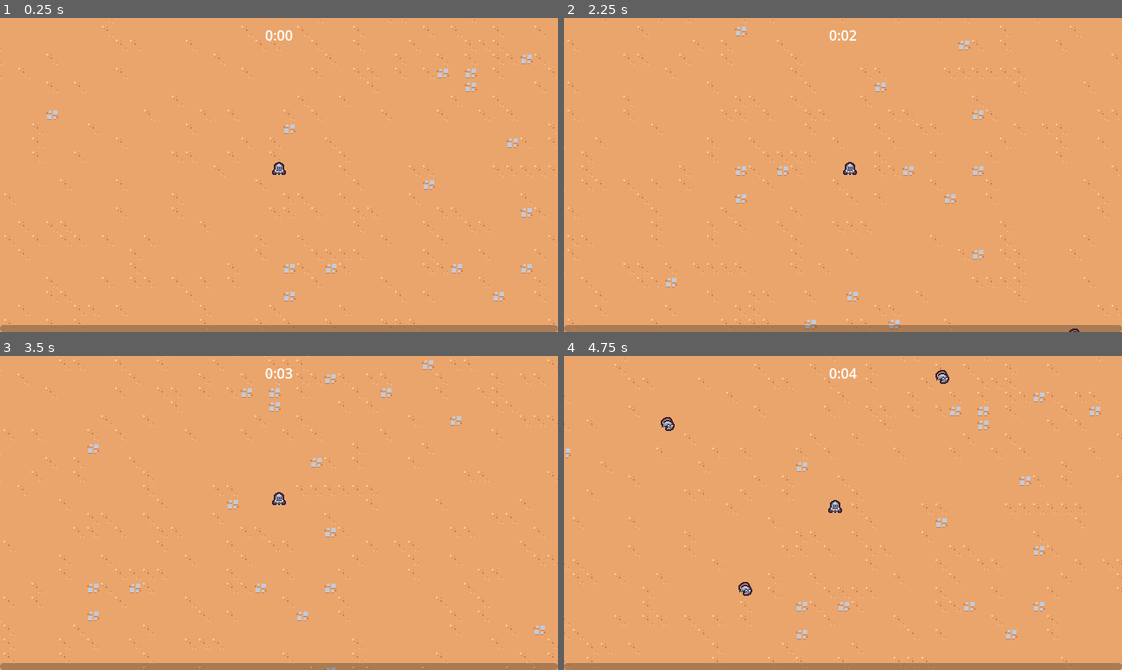
Above: before the commit, frames 1-4 (two rows, left to right).
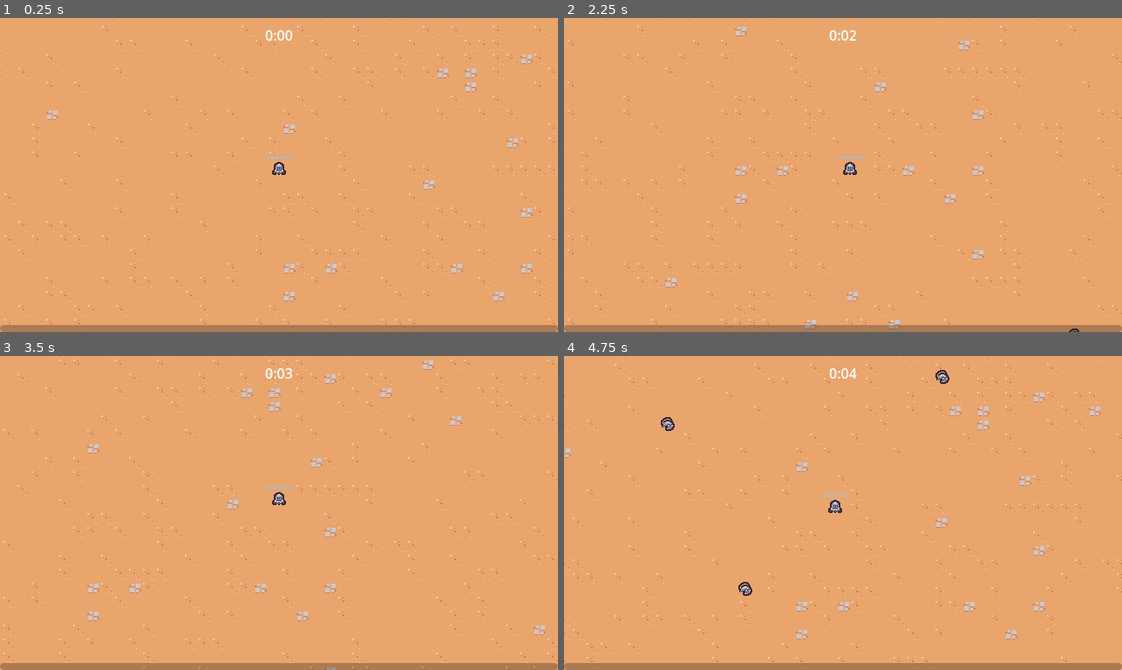
Above: after the commit, the same moments.

Repository: Marllon-Freitas/rogue-like-style-game
Game: Godot game, scene res://scenes/main/main.tscn
Two runs of this game, one before a commit and one after it. Both use one fixed random seed, a clock stepped at 60 frames per second and the inputs below.
Inputs (mouse positions are in pixels of both pictures, inside the frame that each line leads up to):
- Up to frame 1 (0.25 s): no input
- Up to frame 2 (2.25 s): tap Enter at 0.5 s; move the mouse to (965, 159) at 0.52 s; press the mouse at (965, 159) at 0.53 s; hold D (move_right) 0.53-1.28 s; move the mouse to (731, 190) at 1.27 s; release the mouse at (731, 190) at 1.28 s; hold S (move_down) 1.28-2.03 s; click (731, 190) at 1.35 s; move the mouse to (898, 105) at 2.02 s; press the mouse at (898, 105) at 2.03 s; hold D (move_right) from 2.03 s (still down)
- Up to frame 3 (3.5 s): move the mouse to (251, 575) at 2.77 s; release D (move_right) at 2.78 s; release the mouse at (251, 575) at 2.78 s; hold W (move_up) from 2.78 s (still down); click (251, 575) at 2.85 s
- Up to frame 4 (4.75 s): move the mouse to (1010, 560) at 3.52 s; release W (move_up) at 3.53 s; press the mouse at (1010, 560) at 3.53 s; hold A (move_left) from 3.53 s (still down); move the mouse to (675, 465) at 4.27 s; release the mouse at (675, 465) at 4.28 s; click (675, 465) at 4.35 s

The runs differ from the first frame. In frame 1, less than 0.1% of the frame differs, in the area x 47-53%, y 43-45%; in frame 2, less than 0.1%; in frame 3, less than 0.1%, in the area x 47-53%, y 41-43%; in frame 4, less than 0.1%.

Commit message:
feat: adding health bar ui

Diff:
--- a/scenes/component/health_component.gd
+++ b/scenes/component/health_component.gd
@@ -2,6 +2,7 @@
 class_name HealthComponent
 
 signal died
+signal health_changed
 
 @export var max_health: float = 10
 var current_health: float = 10
@@ -13,7 +14,14 @@
 
 func damage(damage_amount: float):
 	current_health = max(current_health - damage_amount, 0)
+	health_changed.emit()
 	Callable(check_death).call_deferred()
+
+
+func get_health_percent():
+	if max_health <= 0:
+		return 0
+	return min(current_health / max_health, 1)
 
 
 func check_death():
--- a/scenes/game_object/player/player.gd
+++ b/scenes/game_object/player/player.gd
@@ -4,6 +4,8 @@
 const ACCELERATION_SMOOTHING = 25
 
 @onready var damage_interval_timer = $DamageIntervalTimer
+@onready var health_component = $HealthComponent
+@onready var health_bar = $HealthBar
 
 var number_colliding_body: int = 0
 
@@ -12,6 +14,8 @@
 	$CollisionArea2D.body_entered.connect(on_body_entered)
 	$CollisionArea2D.body_exited.connect(on_body_exited)
 	damage_interval_timer.timeout.connect(on_damage_interval_timer_timeout)
+	health_component.health_changed.connect(on_health_changed)
+	update_health_display()
 
 
 func _process(delta):
@@ -34,9 +38,13 @@
 	if number_colliding_body == 0 || !damage_interval_timer.is_stopped():
 		return
 
-	$HealthComponent.damage(1)
+	health_component.damage(1)
 	damage_interval_timer.start()
-	print($HealthComponent.current_health)
+	print(health_component.current_health)
+
+
+func update_health_display():
+	health_bar.value = health_component.get_health_percent()
 
 
 func on_damage_interval_timer_timeout():
@@ -50,3 +58,7 @@
 
 func on_body_exited(other_body: Node2D):
 	number_colliding_body -= 1
+
+
+func on_health_changed():
+	update_health_display()
--- a/scenes/game_object/player/player.tscn
+++ b/scenes/game_object/player/player.tscn
@@ -29,6 +29,17 @@
 wait_time = 0.5
 one_shot = true
 
+[node name="HealthBar" type="ProgressBar" parent="."]
+custom_minimum_size = Vector2(32, 5)
+offset_left = -16.0
+offset_top = -23.0
+offset_right = 16.0
+offset_bottom = -18.0
+pivot_offset = Vector2(16, 2.5)
+max_value = 1.0
+value = 0.5
+show_percentage = false
+
 [node name="PikupArea2D" type="Area2D" parent="."]
 collision_layer = 16
 collision_mask = 0
